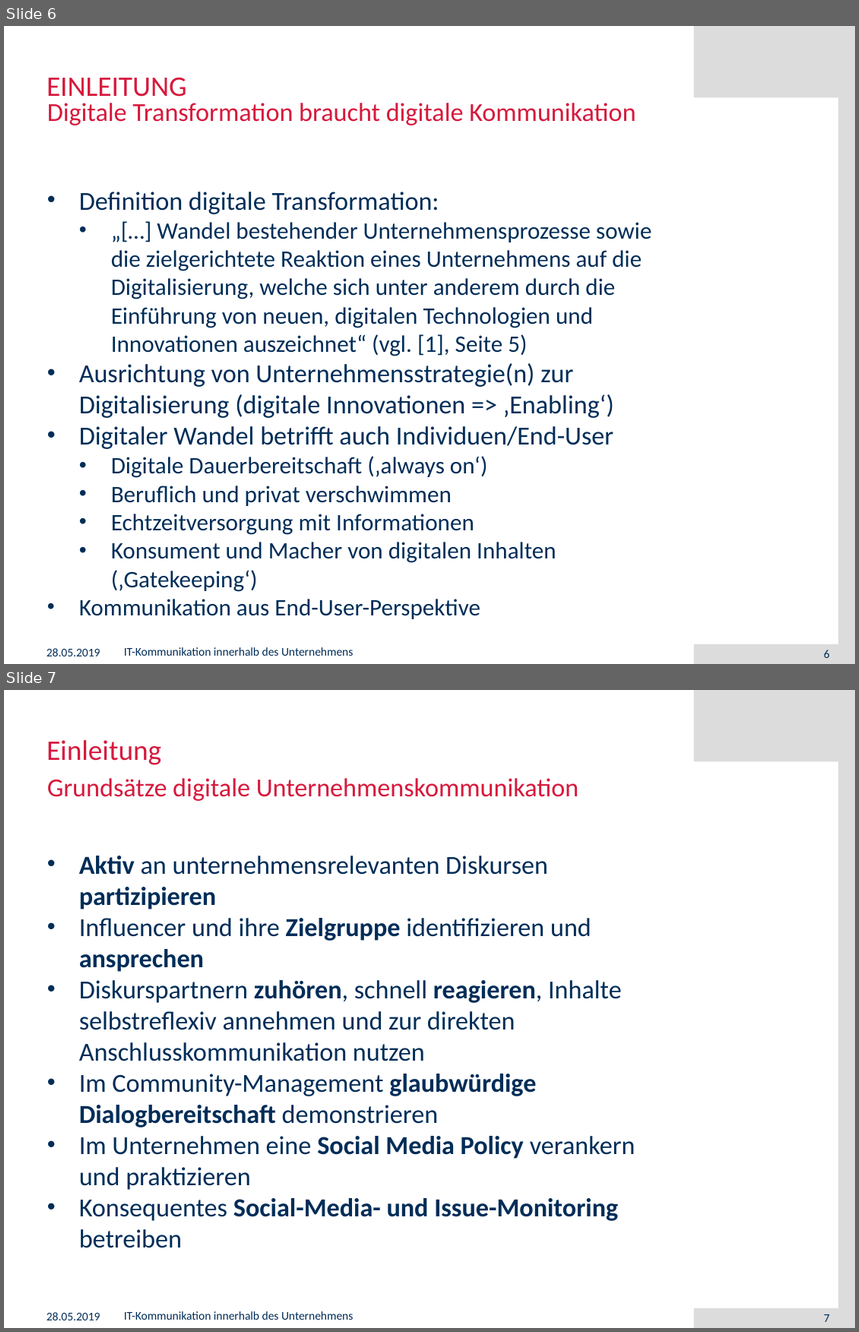
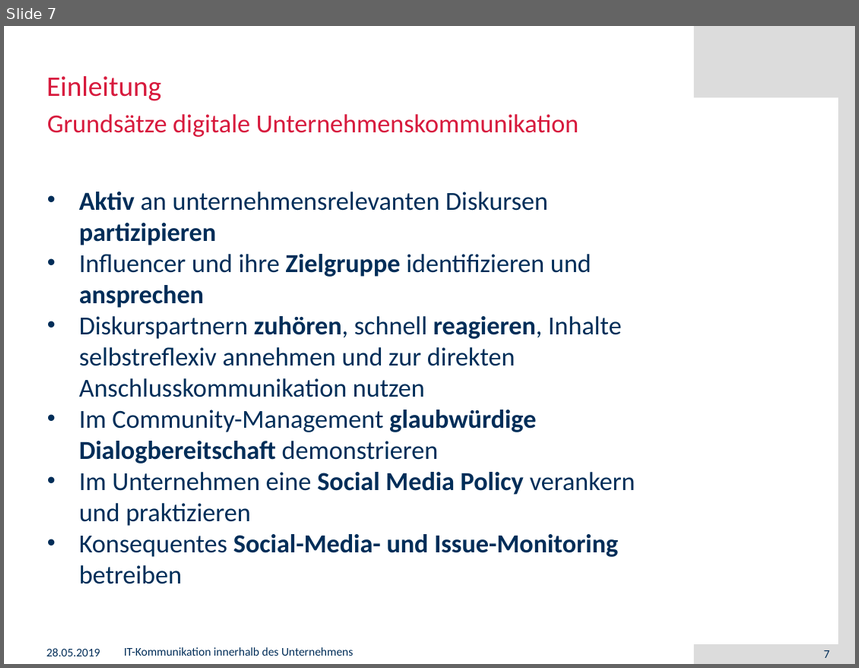
Before and after one commit to muensto/itm_vortrag_1233, a slide deck: 20190528.pptx. Shown one above the other, each under a label of ours: slides 6 and 7 before the commit, slide 7 after it. The pictures are 859x1332 and 859x668 pixels, drawn with LibreOffice and Linux fonts; fonts in the diff are those of the drawing; background and template pictures are left out. Boxes give left, top, right and bottom in pixels: in the first picture for what was removed or moved away, otherwise in the second. Text is boxed around its words. In the diff, an @@ line names an element or a change of style, - is before the commit and + after.

```diff
--- a/20190528.pptx
+++ b/20190528.pptx
@@ slide 6 removed at <box>4,26,855,664</box>, background #FFFFFF; not listed: 3 template elements that a slide beside it also shows @@
@@ title removed at <box>47,77,187,104</box> @@
-EINLEITUNG
@@ text removed at <box>47,103,636,126</box> @@
-Digitale Transformation braucht digitale Kommunikation
@@ text removed at <box>79,192,652,620</box> @@
-• Definition digitale Transformation:
-  • „[…] Wandel bestehender Unternehmensprozesse sowie die zielgerichtete Reaktion eines Unternehmens auf die Digitalisierung, welche sich unter anderem durch die Einführung von neuen, digitalen Technologien und Innovationen auszeichnet“ (vgl. [1], Seite 5)
-• Ausrichtung von Unternehmensstrategie(n) zur Digitalisierung (digitale Innovationen => ‚Enabling‘)
-• Digitaler Wandel betrifft auch Individuen/End-User
-  • Digitale Dauerbereitschaft (‚always on‘)
-  • Beruflich und privat verschwimmen
-  • Echtzeitversorgung mit Informationen
-  • Konsument und Macher von digitalen Inhalten (‚Gatekeeping‘)
-• Kommunikation aus End-User-Perspektive
@@ text removed at <box>47,648,101,657</box> @@
-28.05.2019
@@ text removed at <box>124,648,353,656</box> @@
-IT-Kommunikation innerhalb des Unternehmens
@@ page number removed at <box>824,650,830,658</box> @@
-6
```
Also in this commit, not shown: 8 slides changed, 1 slide added.
